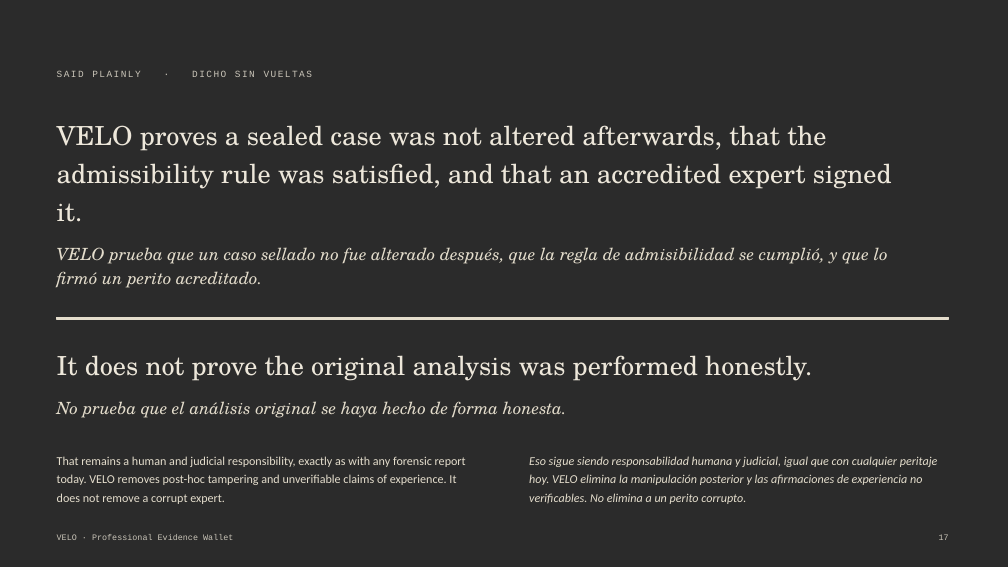
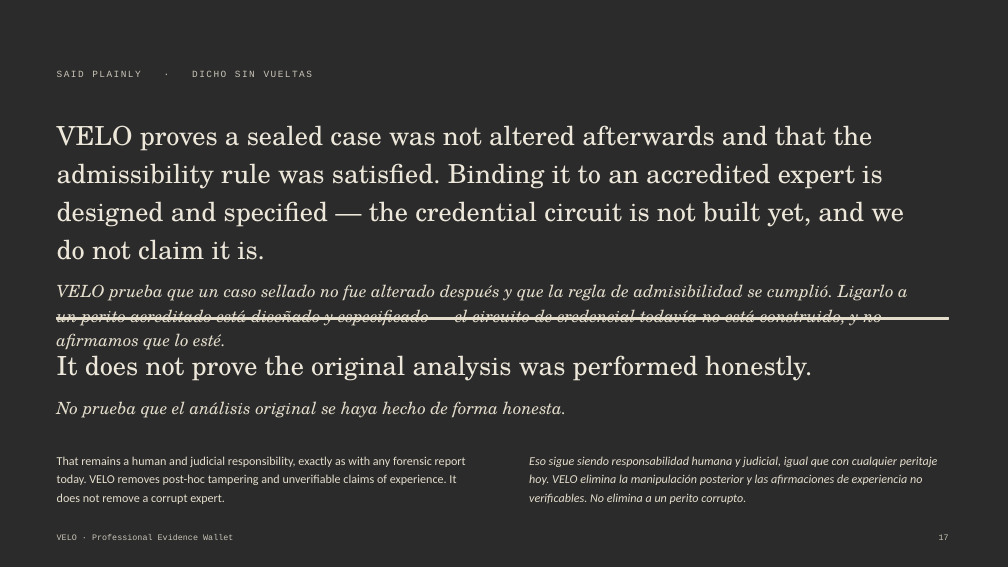
Before and after one commit to annatchijova/velo, a slide deck: slide 17 of docs/VELO-PITCH-EN-ES.pptx. Drawn at 1008x567 pixels with LibreOffice and Linux fonts; fonts in the diff are those of the drawing; background and template pictures are left out; a plain dark background stands for a picture behind light text. Boxes give left, top, right and bottom in pixels: in the first picture for what was removed or moved away, otherwise in the second. Text is boxed around its words. In the diff, an @@ line names an element or a change of style, - is before the commit and + after.

Commit message:
Fix overclaims in the pitch deck: the ZK credential is designed, not delivered
The deck presented the anonymous expert credential and on-chain
attestation as working. Neither is: the credential is not in
contracts/velo.compact at all, and nothing is deployed. The README has
said so for a while; the deck had not caught up. A judge who reads both
finds the contradiction, and the slide most damaged by it was the
honesty slide.

Eighteen edits across eight slides, EN and ES:

- S17 'SAID PLAINLY' claimed VELO proves 'an accredited expert signed
  it'. That is the slide whose whole job is not overclaiming. Now:
  proves non-alteration and the admissibility rule; binding to an
  accredited expert is designed and specified, and we say the circuit
  is not built.
- S26 (backup 06/10) repeated the same claim in different words. Same
  correction.
- S16 'THE PROOF ESTABLISHES' -> 'WILL ESTABLISH · DESIGNED, NOT YET
  BUILT'. The four things listed under it are real design, just not
  delivered.
- S18 moved the credential out of 'AT THE DEMO' into 'NEXT', alongside
  deploy to testnet. What is genuinely at the demo — the admissibility
  gate enforced inside the compiled circuit — replaces it.
- S5 credential field: 'ZK · valid' -> 'ZK · roadmap'.
- S9 and S22 softened from asserting a live on-chain record to
  describing the design, while keeping the rule that IS enforced today.
- S14 carried the pre-F3 commitment formula,
  persistentHash(bundle_fingerprint, salt). It is six elements now, and
  that change is the red-team finding narrated two slides later —
  showing the old formula while telling that story is exactly what a
  technical judge notices.
- S15 now states that the circuit enforces the count, and that sources
  are counted distinct by declared provenance root rather than proven
  independent (round 2, G3).

Nothing was deleted: the vision and the roadmap are legitimate. What
changed is tense — delivered work in the present, designed work in the
future. Verified afterwards that all 30 slides survive, the file opens,
and no stale claim remains.

```diff
--- a/docs/VELO-PITCH-EN-ES.pptx
+++ b/docs/VELO-PITCH-EN-ES.pptx
@@ text at (57, 125, 908, 350): text changed; size 25 to 16 pt; text colour #EDE7DA to #E4DDCC; italic on @@
-VELO proves a sealed case was not altered afterwards, that the admissibility rule was satisfied, and that an accredited expert signed it.
-VELO prueba que un caso sellado no fue alterado después, que la regla de admisibilidad se cumplió, y que lo firmó un perito acreditado.
+VELO proves a sealed case was not altered afterwards and that the admissibility rule was satisfied. Binding it to an accredited expert is designed and specified — the credential circuit is not built yet, and we do not claim it is.
+VELO prueba que un caso sellado no fue alterado después y que la regla de admisibilidad se cumplió. Ligarlo a un perito acreditado está diseñado y especificado — el circuito de credencial todavía no está construido, y no afirmamos que lo esté.
```
Also in this commit, not shown: 8 other slides changed.
